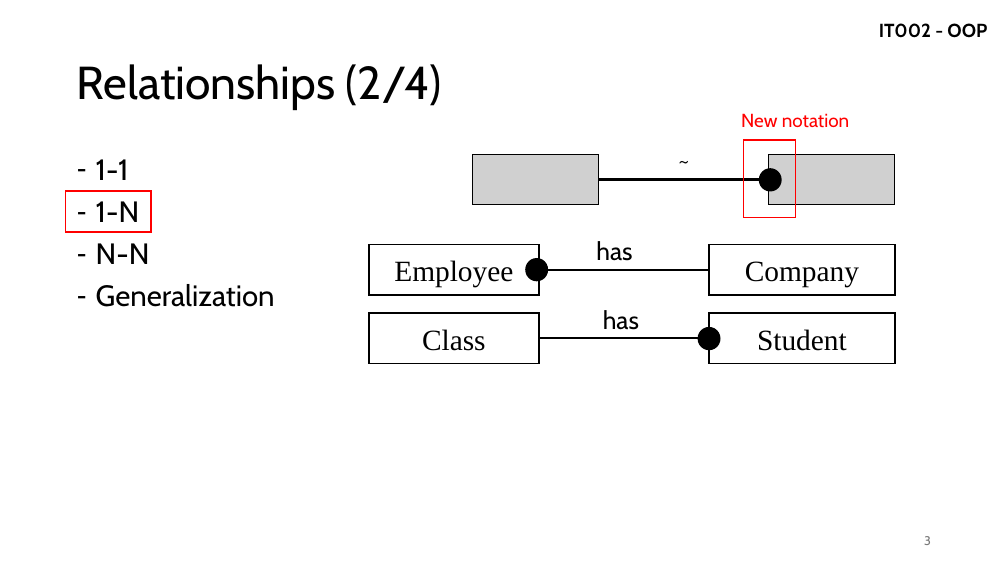
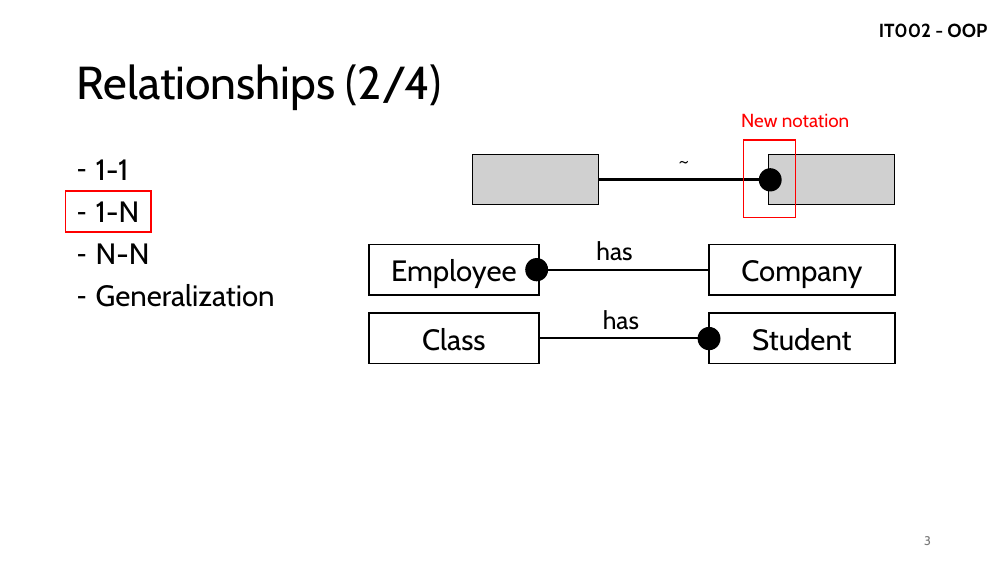
Before and after one commit to vutuanhai237/CourseMaterialsUIT, a slide deck: slide 3 of IT002-OOP/Slide lý thuyết/Inherit.pptx. Drawn at 1008x567 pixels with LibreOffice and Linux fonts; fonts in the diff are those of the drawing; grey boxes stand for pictures. Boxes give left, top, right and bottom in pixels: in the first picture for what was removed or moved away, otherwise in the second. Text is boxed around its words. In the diff, an @@ line names an element or a change of style, - is before the commit and + after.

```diff
--- a/IT002-OOP/Slide lý thuyết/Inherit.pptx
+++ b/IT002-OOP/Slide lý thuyết/Inherit.pptx
@@ font Times New Roman to Cabin in 4 elements at <box>369,244,539,295</box>, <box>709,244,895,295</box>, <box>369,313,539,364</box>, <box>709,313,895,364</box> @@
```
Also in this commit, not shown: 3 other files.
